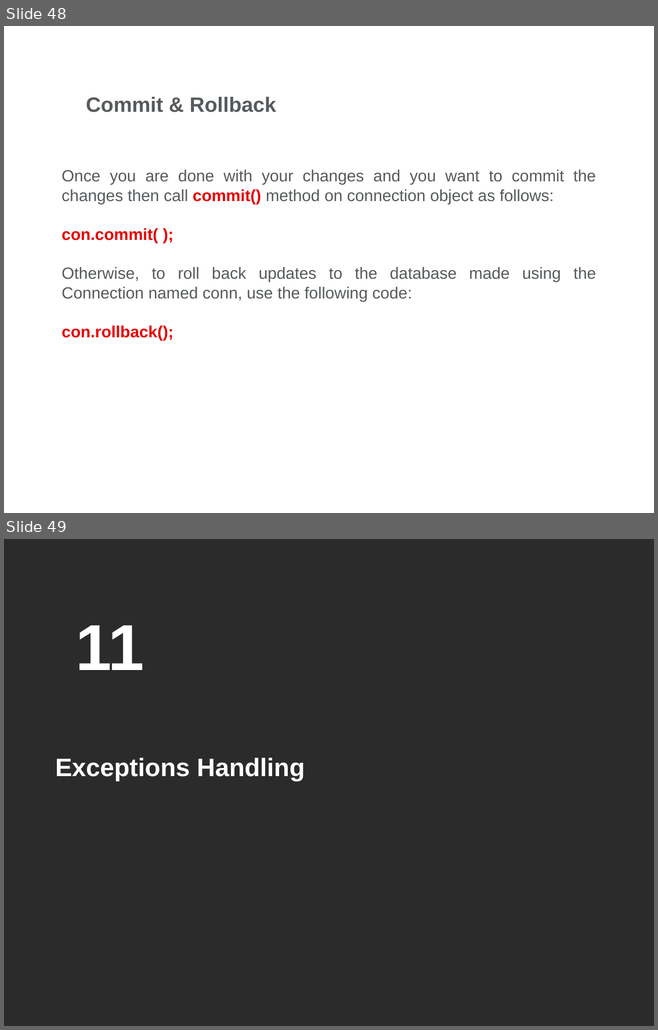
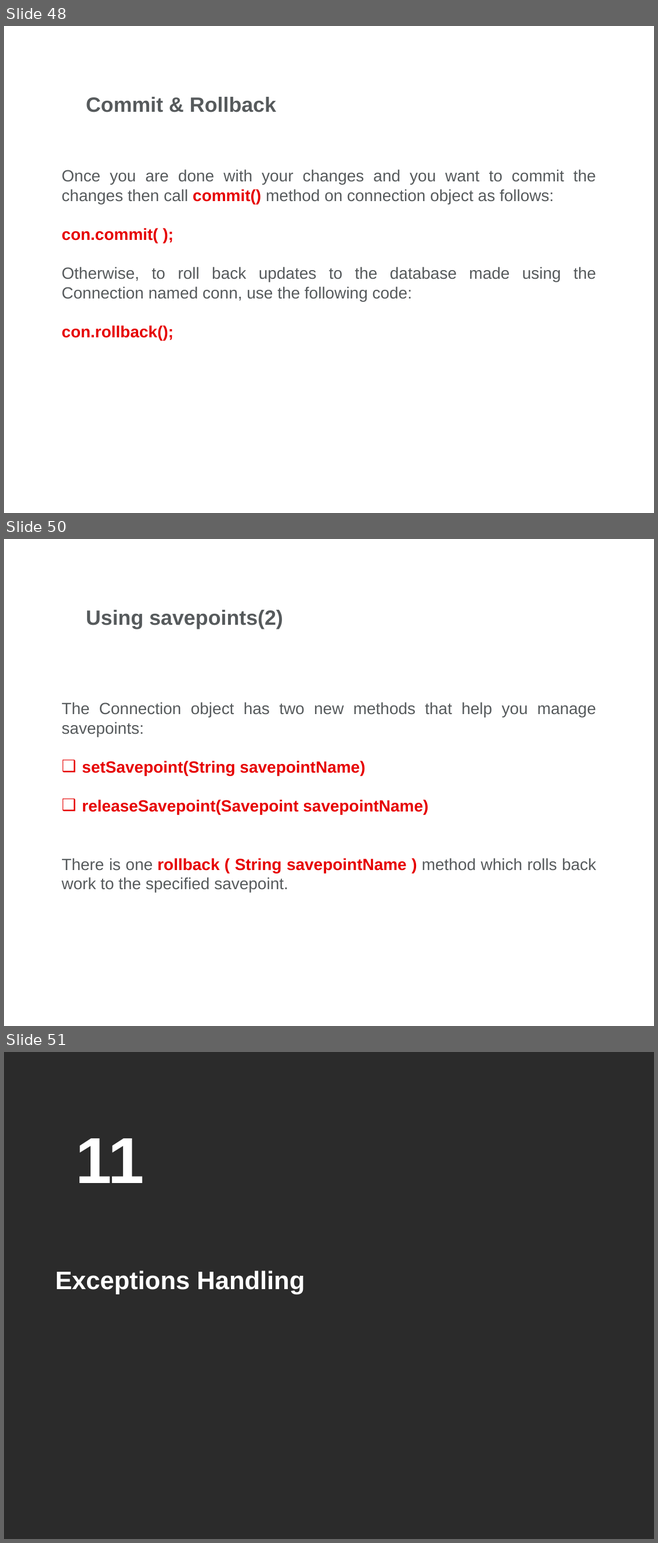
Before and after one commit to ocpodariu/JavaDocs, a slide deck: JDBC/Introduction to JDBC.pptx. Shown one above the other, each under a label of ours: slides 48 and 49 before the commit, slides 48, 50 and 51 after it; the slides between them are not shown. The pictures are 658x1030 and 658x1543 pixels, drawn with LibreOffice and Linux fonts; fonts in the diff are those of the drawing; background and template pictures are left out; a plain dark background stands for a picture behind light text. Boxes give left, top, right and bottom in pixels: in the first picture for what was removed or moved away, otherwise in the second. Text is boxed around its words. In the diff, an @@ line names an element or a change of style, - is before the commit and + after.

```diff
--- a/JDBC/Introduction to JDBC.pptx
+++ b/JDBC/Introduction to JDBC.pptx
@@ slide 50 added at [4, 539, 654, 1026], background picture (left out) @@
@@ title added at [86, 610, 283, 629], 23 pt, text #565A5C, bold @@
+Using savepoints(2)
@@ text added at [61, 702, 596, 892], 18 pt, text #565A5C @@
+The Connection object has two new methods that help you manage savepoints:
+❑ setSavepoint(String savepointName)
+❑ releaseSavepoint(Savepoint savepointName)
+There is one rollback ( String savepointName ) method which rolls back work to the specified savepoint.
@@ what was slide 49 is now slide 51 @@
```
Also in this commit, not shown: 6 slides changed, 2 other slides added, 2 slides removed.
